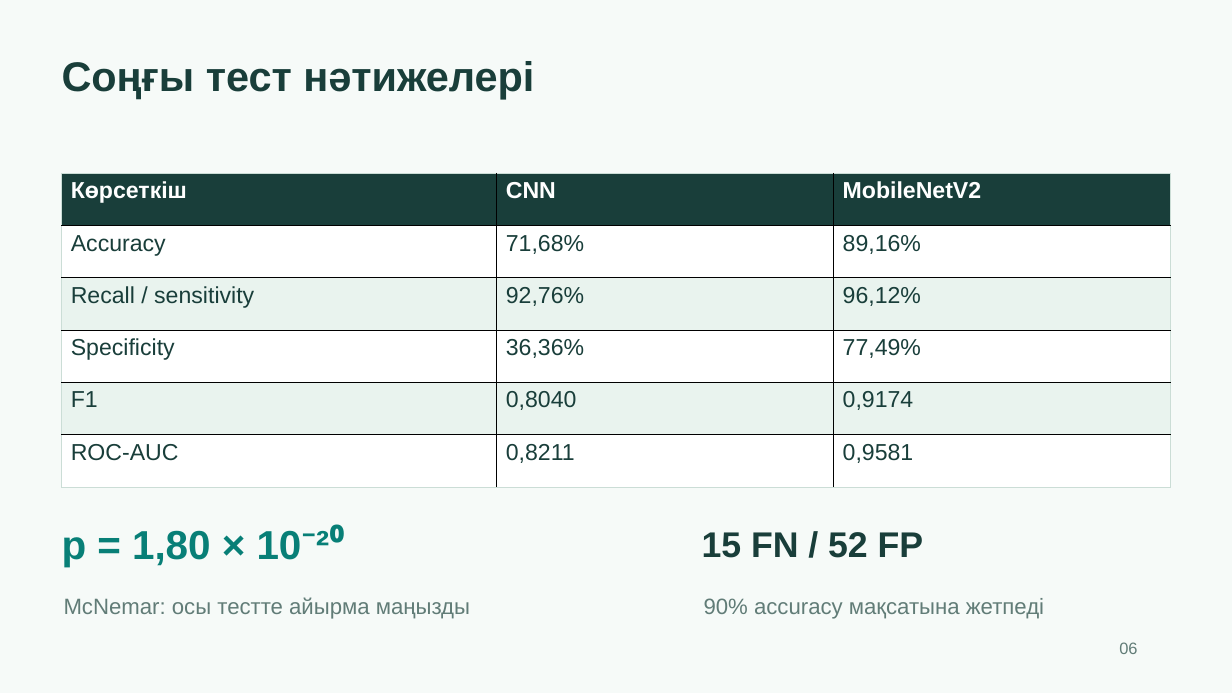
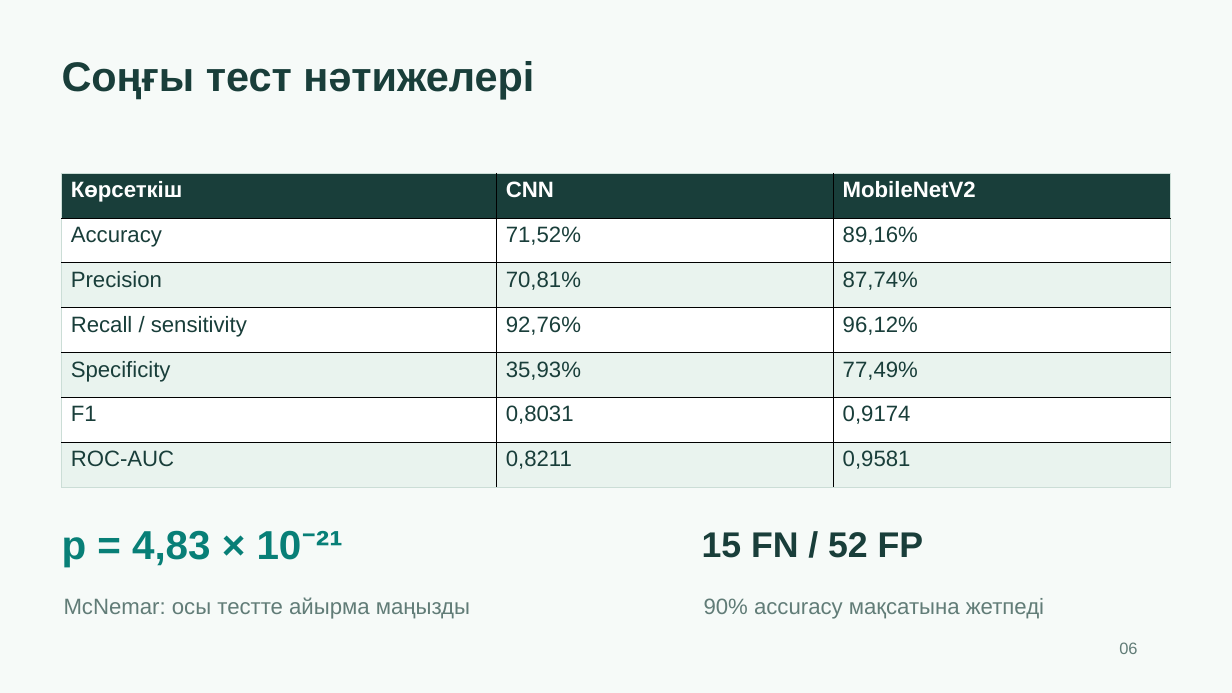
Before and after one commit to 5kairosh/Tynys, a slide deck: slide 6 of presentation/tynys_project_12slides_kz.pptx. Drawn at 1232x693 pixels with LibreOffice and Linux fonts; fonts in the diff are those of the drawing. Boxes give left, top, right and bottom in pixels: in the first picture for what was removed or moved away, otherwise in the second. Text is boxed around its words. In the diff, an @@ line names an element or a change of style, - is before the commit and + after.

```diff
--- a/presentation/tynys_project_12slides_kz.pptx
+++ b/presentation/tynys_project_12slides_kz.pptx
@@ table at (x1=62, y1=174, x2=1172, y2=540) @@
-row 2: Accuracy | 71,68% | 89,16%
+row 2: Accuracy | 71,52% | 89,16%
+row 3: Precision | 70,81% | 87,74%
-row 5, column 2: 36,36%
+row 5, column 2: 35,93%
-row 6, column 2: 0,8040
+row 6, column 2: 0,8031
@@ text at (x1=62, y1=530, x2=343, y2=567): text changed @@
-p = 1,80 × 10⁻²⁰
+p = 4,83 × 10⁻²¹
```
Also in this commit, not shown: 5 other slides changed, 31 other files.
